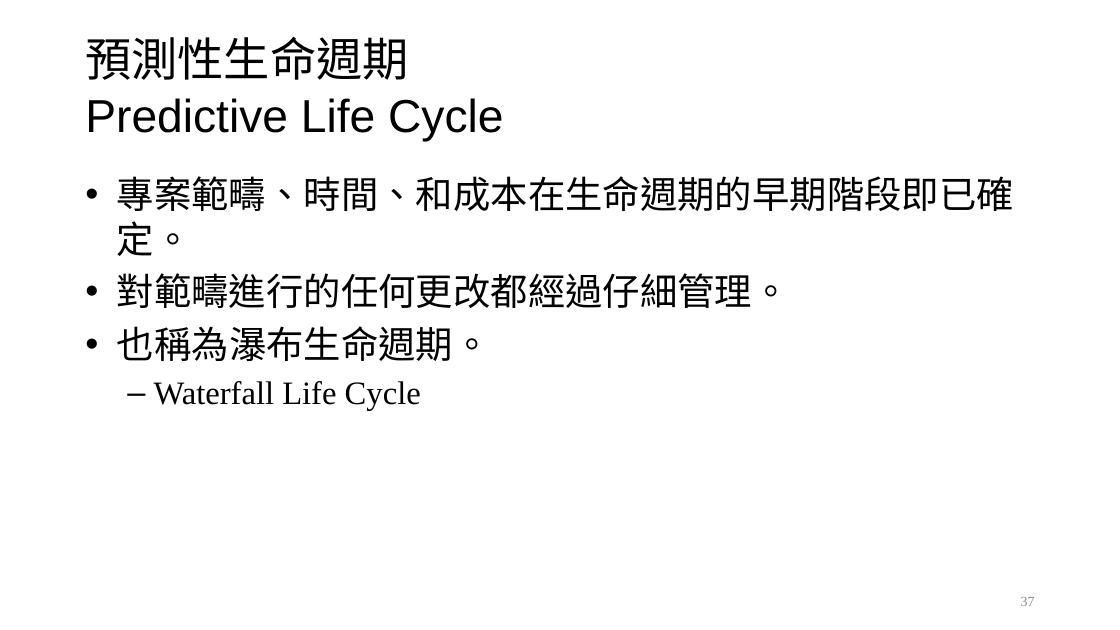
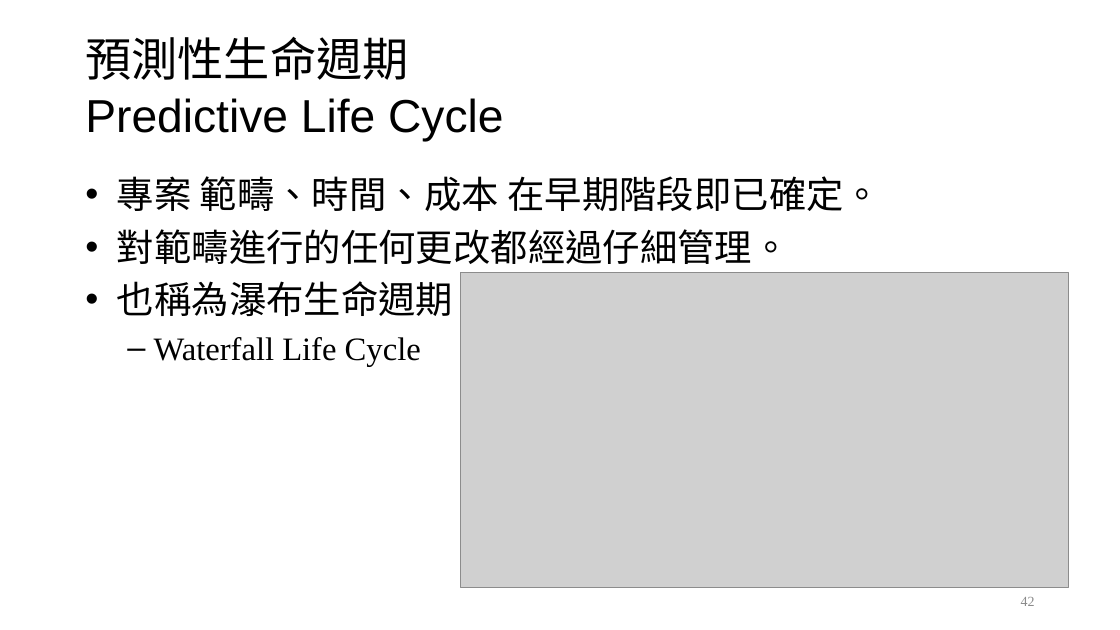
Before and after one commit to ywdeng/uscojywdeng, a slide deck: slide 42 of src/assets/1091/ProjectManagement/CH01/01.pptx (slide 37 before the commit). Drawn at 1120x630 pixels with LibreOffice and Linux fonts; fonts in the diff are those of the drawing; grey boxes stand for pictures. Boxes give left, top, right and bottom in pixels: in the first picture for what was removed or moved away, otherwise in the second. Text is boxed around its words. In the diff, an @@ line names an element or a change of style, - is before the commit and + after.

```diff
--- a/src/assets/1091/ProjectManagement/CH01/01.pptx
+++ b/src/assets/1091/ProjectManagement/CH01/01.pptx
@@ text at [117,176,881,211]: text changed @@
-• 專案範疇、時間、和成本在生命週期的早期階段即已確定。
+• 專案 範疇、時間、成本 在早期階段即已確定。
@@ picture added at [461,272,1069,587] @@
@@ page number at [1021,597,1035,606]: text changed @@
-37
+42
```
Also in this commit, not shown: 12 other slides changed, 9 slides added, 6 other files.
